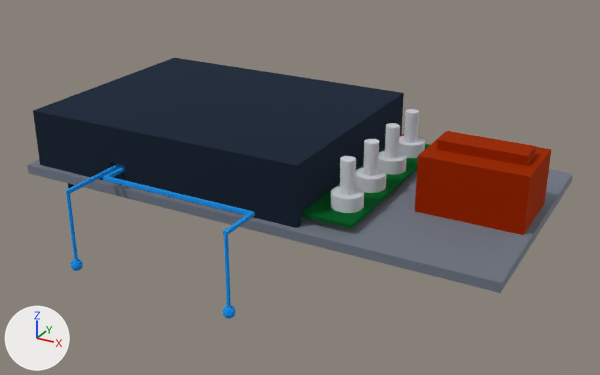
The glTF model media/model.glb: old version first, new version second.
Camera for both pictures: a 50 mm camera at (0.194, -0.304, 0.147) aimed at (0.032, -0.009, 0.0). The lights are fixed; the arrows at lower left show +X, +Y and +Z. The older version comes first. Where no turn or scale is listed for an object, it has been applied to the vertices. Vertices at exactly the same position are counted once.

Names of what the first picture shows: 'Base plate and heat spreader', 'Flame-retardant cover', 'Main PCB, 4-layer, 2 oz copper', 'Pack fuse and holder', 'Power terminals (B-, P-, P+, B+)', 'Temperature sensors (3)'.
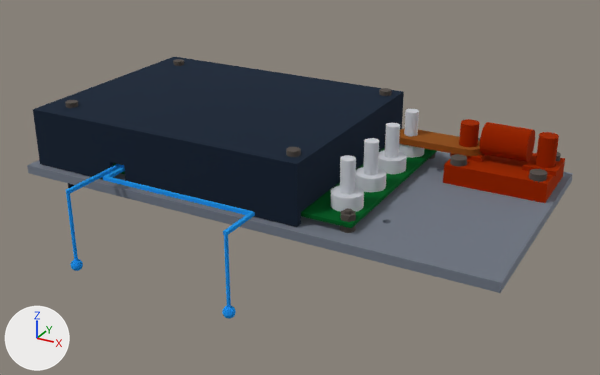
The change, as JSON lines over the scene's bpy script:
```json
{"op": "add", "block": "mat_mat_15", "code": ["mat_mat_15 = principled_material('mat_15')", "mat_mat_15.base_color = (0.479, 0.171, 0.0331)  # orange #b87333", "mat_mat_15.metallic = 1.0", "mat_mat_15.roughness = 1.0"]}
{"op": "add", "block": "mat_mat_14", "code": ["mat_mat_14 = principled_material('mat_14')", "mat_mat_14.base_color = (0.188, 0.165, 0.15)  # grey #78716c", "mat_mat_14.metallic = 1.0", "mat_mat_14.roughness = 1.0"]}
{"block": "me_pack_fuse_and_holder", "where": "# used by ob_pack_fuse_and_holder; location = (0.0, 0.0, 0.0)"}
{"op": "remove", "block": "me_pack_fuse_and_holder", "code": "me_pack_fuse_and_holder.from_pydata(...)  # 16 vertices, 28 faces; spans x 0.088..0.132, y -0.016..0.016, z 0.004..0.032"}
{"op": "add", "block": "me_pack_fuse_and_holder", "code": "me_pack_fuse_and_holder.from_pydata(...)  # 2298 vertices, 4612 faces; spans x 0.087..0.133, y 0.017..0.049, z 0.004..0.0286"}
{"block": "me_pack_fuse_and_holder", "change": "me_pack_fuse_and_holder part 1: 16 vertices removed from x 0.088..0.132, y -0.016..0.016, z 0.004..0.032; 2298 vertices added at x 0.087..0.133, y 0.017..0.049, z 0.004..0.0286"}
{"block": "me_flame_retardant_cover", "where": "# used by ob_flame_retardant_cover; location = (0.0, 0.0, 0.0)"}
{"op": "remove", "block": "me_flame_retardant_cover", "code": "me_flame_retardant_cover.from_pydata(...)  # 40 vertices, 84 faces; spans x -0.08..0.054, y -0.052..0.052, z 0.004..0.03"}
{"op": "add", "block": "me_flame_retardant_cover", "code": "me_flame_retardant_cover.from_pydata(...)  # 1048 vertices, 2108 faces; spans x -0.08..0.054, y -0.052..0.052, z 0.0045..0.0306"}
{"block": "me_flame_retardant_cover", "change": "me_flame_retardant_cover part 2: 40 vertices removed from x -0.08..0.054, y -0.052..0.052, z 0.004..0.03; 1048 vertices added at x -0.08..0.054, y -0.052..0.052, z 0.0045..0.0306"}
{"op": "add", "block": "me_fuse_link__copper_bar", "code": ["me_fuse_link__copper_bar = bpy.data.meshes.new('Fuse link (copper bar)')", "me_fuse_link__copper_bar.from_pydata(...)  # 760 vertices, 1524 faces; spans x 0.059..0.1, y 0.026..0.04, z 0.0146..0.0176", "me_fuse_link__copper_bar.materials.append(mat_mat_15)  # orange #b87333"]}
{"op": "add", "block": "me_gap_pad__spacers__pillars_and_screws", "code": ["me_gap_pad__spacers__pillars_and_screws = bpy.data.meshes.new('Gap pad, spacers, pillars and screws')", "me_gap_pad__spacers__pillars_and_screws.from_pydata(...)  # 14144 vertices, 28228 faces; spans x -0.071..0.131, y -0.047..0.048, z 0.0..0.033", "me_gap_pad__spacers__pillars_and_screws.materials.append(mat_mat_14)  # grey #78716c"]}
{"op": "add", "block": "ob_fuse_link__copper_bar", "code": ["ob_fuse_link__copper_bar = bpy.data.objects.new('Fuse link (copper bar)', me_fuse_link__copper_bar)", "ob_fuse_link__copper_bar.location = (0.0, 0.0, 0.0)"]}
{"op": "add", "block": "ob_gap_pad__spacers__pillars_and_screws", "code": ["ob_gap_pad__spacers__pillars_and_screws = bpy.data.objects.new('Gap pad, spacers, pillars and screws', me_gap_pad__spacers__pillars_and_screws)", "ob_gap_pad__spacers__pillars_and_screws.location = (0.0, 0.0, 0.0)"]}
```

Boxes [x1, y1, x2, y2] around the edits, measured in the pictures (600 x 375 px):
```json
{"object": "Flame-retardant cover", "change": "reshaped", "before": [33, 58, 404, 228], "after": [33, 57, 404, 227]}
{"object": "Pack fuse and holder", "change": "reshaped", "before": [415, 131, 551, 235], "after": [443, 119, 565, 203], "on screen": "10% narrower, 19% shorter"}
{"object": "Fuse link (copper bar)", "change": "added", "after": [399, 129, 481, 156], "on screen": "orange"}
{"object": "Gap pad, spacers, pillars and screws", "change": "added", "after": [65, 59, 561, 233], "on screen": "mostly hidden"}
```
